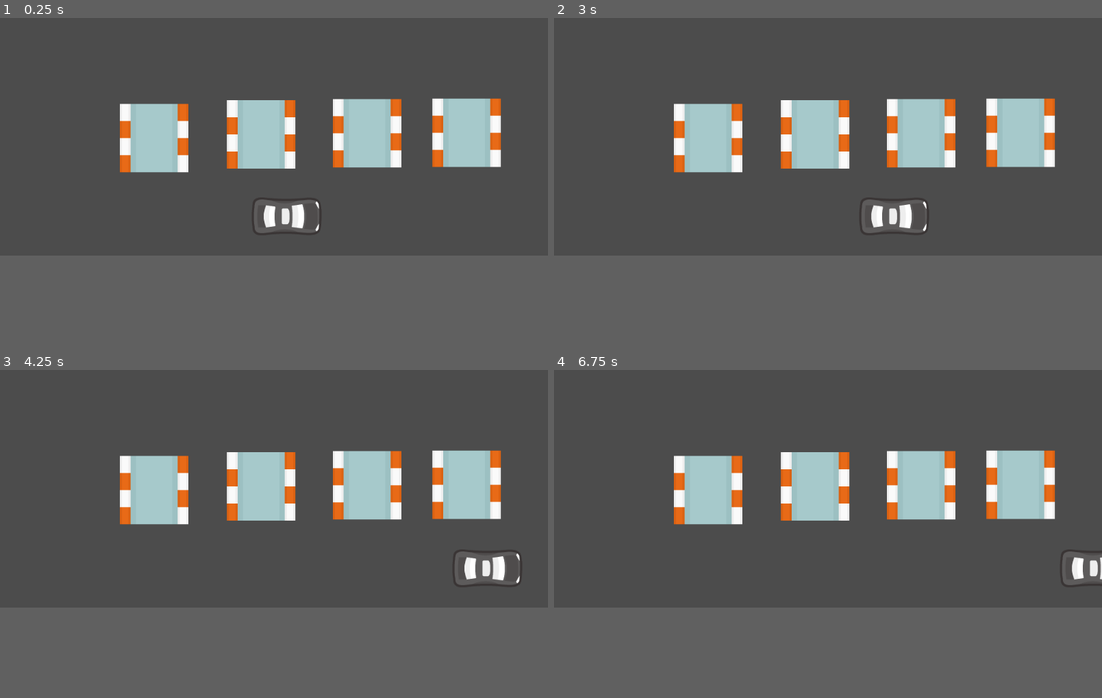
Above: before the commit, frames 1-4 (two rows, left to right).
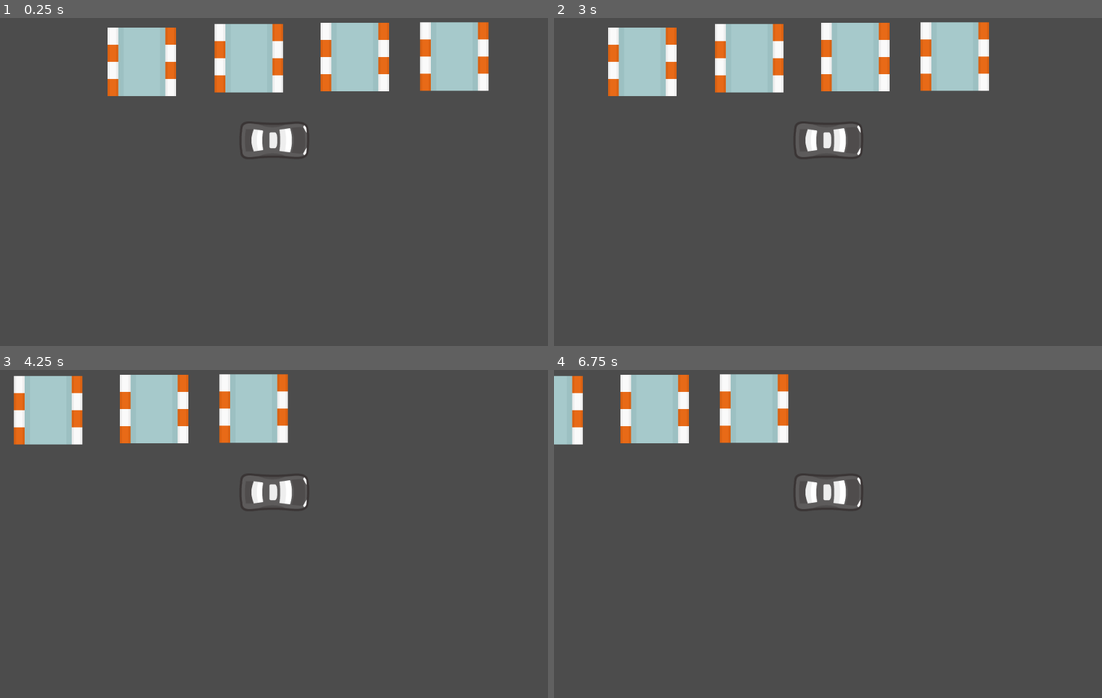
Above: after the commit, the same moments.

Repository: AlessandroMamusa/cargame
Game: Godot game, scene res://testzone.tscn
The game is run twice, just before and just after one commit, with the same random seed, the same clock (stepped at 60 frames per second) and the same inputs.
Inputs:
- Up to frame 1 (0.25 s): no input
- Up to frame 2 (3 s): tap Enter at 0.5, 2 s; hold Right 0.53-1.28 s; tap Space at 1.25, 2.75 s; hold Left 1.28-2.03 s; hold Right 2.03-2.78 s; hold Up from 2.78 s (still down)
- Up to frame 3 (4.25 s): release Up at 3.53 s; hold Left from 3.53 s (still down)
- Up to frame 4 (6.75 s): tap Enter at 4.25 s; tap Space at 5 s; release Left at 5.78 s; hold Right 5.78-6.53 s; hold Up from 6.53 s (still down)
In our replay, the window is 800x468 before the commit and 800x600 after it. These sizes can differ from the game's own. Grey fills any space a smaller window leaves; there, only what the larger window draws over its background counts as a difference.

The runs differ from the first frame. In frame 1, 21% of the frame differs, in the area x 19-92%, y 1-66%; in frame 2, 21%; in frame 3, 19%; in frame 4, 17%.

Commit message:
fix car camera

Diff:
--- a/Car.tscn
+++ b/Car.tscn
@@ -22,4 +22,4 @@
 shape = SubResource( 1 )
 
 [node name="Camera2D" type="Camera2D" parent="."]
-zoom = Vector2( 2, 2 )
+current = true
--- a/project.godot
+++ b/project.godot
@@ -19,6 +19,10 @@
 run/main_scene="res://testzone.tscn"
 config/icon="res://icon.png"
 
+[display]
+
+window/size/height=768
+
 [rendering]
 
 quality/driver/driver_name="GLES2"
